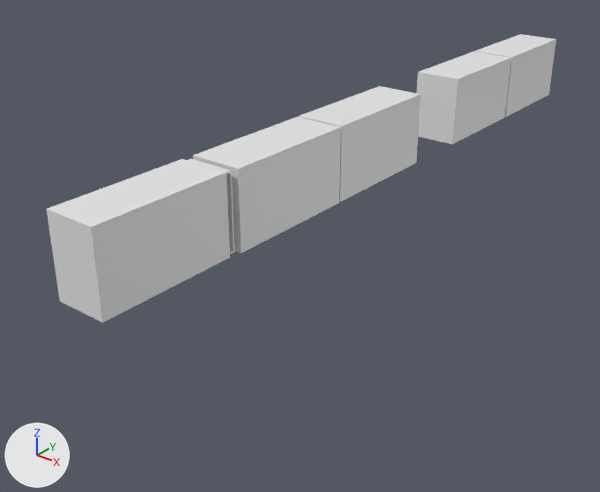
The Blender file fr-artists/scenes/blender/MAIN/environments/opening_SqueakEasy/MES/MatchBoxes/#_LINK_boxes.blend: old version first, new version second.
One viewpoint serves both versions: a camera (50 mm lens) standing at (4.05, -4.65, 3.99) and looking at (-1.74, 2.59, -0.5). Every picture has the same lights, and +X, +Y and +Z are marked at lower left. The picture after the commit comes second. Materials are left out; every surface is plain grey.

The older version as bpy lines, for what is in view:
```python
me_cube = bpy.data.meshes.new('Cube')
me_cube.from_pydata(...)  # 8 vertices, 5 faces; spans x -0.32..0.32, y -0.71..1.01, z -0.48..0.48
me_cube_001 = bpy.data.meshes.new('Cube.001')
me_cube_001.from_pydata(...)  # 8 vertices, 5 faces; spans x -0.25..0.35, y -0.9..0.9, z -0.47..0.47
me_cube_002 = bpy.data.meshes.new('Cube.002')
me_cube_002.from_pydata(...)  # a box spanning x -0.33..0.33, y -0.89..0.89, z -0.48..0.48
me_cube_003 = bpy.data.meshes.new('Cube.003')
me_cube_003.from_pydata(...)  # a box spanning x -0.33..0.33, y -0.89..0.89, z -0.48..0.48
me_cube_004 = bpy.data.meshes.new('Cube.004')
me_cube_004.from_pydata(...)  # a box spanning x -0.33..0.33, y -0.85..0.85, z -0.48..0.48
me_cube_005 = bpy.data.meshes.new('Cube.005')
me_cube_005.from_pydata(...)  # a box spanning x -0.33..0.33, y -0.84..0.84, z -0.48..0.48
ob_glitterbox = bpy.data.objects.new('GlitterBox', me_cube_004)
ob_glitterbox.location = (-1.81, 6.71, 0.48)
ob_matchbox = bpy.data.objects.new('MatchBox', me_cube_003)
ob_matchbox.location = (-1.81, 3.96, 0.48)
ob_matchbox_outer = bpy.data.objects.new('MatchBox-outer', me_cube)
ob_matchbox_outer.location = (-1.82, 0.09, 0.48)
_m = ob_matchbox_outer.modifiers.new('Solidify', 'SOLIDIFY')
_m.thickness = 0.035
ob_matchbox_slider = bpy.data.objects.new('MatchBox-slider', me_cube_001)
ob_matchbox_slider.location = (-1.87, 0.3, 0.48)
_m = ob_matchbox_slider.modifiers.new('Solidify', 'SOLIDIFY')
_m.thickness = 0.025
ob_safetypins = bpy.data.objects.new('SafetyPins', me_cube_002)
ob_safetypins.location = (-1.8, 2.14, 0.48)
ob_thepastsoundoflondon = bpy.data.objects.new('ThePastSoundOfLondon', me_cube_005)
ob_thepastsoundoflondon.location = (-1.81, 8.43, 0.48)
```
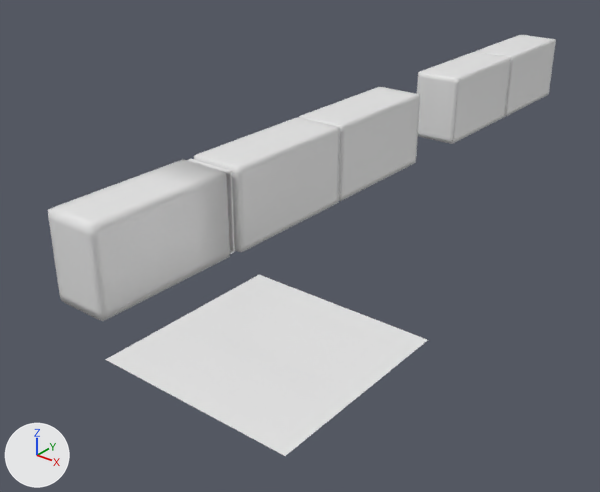
Where the change shows, as pixel boxes [x1, y1, x2, y2] in the pictures (600 x 492 px):
'MES_HS-TS_pipeline', added
    after: [105, 275, 428, 456]
'MatchBox-outer', reshaped
    before: [46, 159, 230, 323]
    after: [48, 159, 230, 321]
'SafetyPins', reshaped, modifiers changed
    before: [193, 117, 341, 253]
    after: [194, 117, 340, 252]
'MatchBox', reshaped, modifiers changed
    before: [298, 86, 421, 202]
    after: [299, 87, 420, 201]
'GlitterBox', reshaped, modifiers changed
    before: [417, 51, 511, 144]
    after: [417, 52, 511, 144]
'ThePastSoundOfLondon', reshaped, modifiers changed
    before: [475, 34, 556, 117]
    after: [475, 35, 556, 117]
part 1 of me_cube, added
    after: [48, 159, 230, 321]
part 3 of me_cube_002, added
    after: [194, 117, 340, 252]
part 5 of me_cube_003, added
    after: [299, 87, 420, 201]
part 7 of me_cube_004, added
    after: [417, 52, 511, 144]
part 9 of me_cube_005, added
    after: [475, 35, 556, 117]

Patch to the scene script:
```diff
--- a/fr-artists/scenes/blender/MAIN/environments/opening_SqueakEasy/MES/MatchBoxes/#_LINK_boxes.blend.py
+++ b/fr-artists/scenes/blender/MAIN/environments/opening_SqueakEasy/MES/MatchBoxes/#_LINK_boxes.blend.py
@@ me_cube @@
-me_cube.from_pydata(...)  # 8 vertices, 5 faces; spans x -0.32..0.32, y -0.71..1.01, z -0.48..0.48
+me_cube.from_pydata(...)  # 24 vertices, 20 faces; spans x -0.32..0.32, y -0.71..1.01, z -0.48..0.48
+# me_cube part 1: 16 vertices added at x -0.32..0.32, y -0.71..1.01, z -0.48..0.48
+# me_cube part 2: the surface is now shaded smooth
@@ me_cube_002 @@
-me_cube_002.from_pydata(...)  # 8 vertices, 6 faces; spans x -0.33..0.33, y -0.89..0.89, z -0.48..0.48
+me_cube_002.from_pydata(...)  # 24 vertices, 22 faces; spans x -0.33..0.33, y -0.89..0.89, z -0.48..0.48
+# me_cube_002 part 3: 16 vertices added at x -0.33..0.33, y -0.89..0.89, z -0.48..0.48
+# me_cube_002 part 4: the surface is now shaded smooth
@@ me_cube_003 @@
-me_cube_003.from_pydata(...)  # 8 vertices, 6 faces; spans x -0.33..0.33, y -0.89..0.89, z -0.48..0.48
+me_cube_003.from_pydata(...)  # 24 vertices, 22 faces; spans x -0.33..0.33, y -0.89..0.89, z -0.48..0.48
+# me_cube_003 part 5: 16 vertices added at x -0.33..0.33, y -0.89..0.89, z -0.48..0.48
+# me_cube_003 part 6: the surface is now shaded smooth
@@ me_cube_004 @@
-me_cube_004.from_pydata(...)  # 8 vertices, 6 faces; spans x -0.33..0.33, y -0.85..0.85, z -0.48..0.48
+me_cube_004.from_pydata(...)  # 24 vertices, 22 faces; spans x -0.33..0.33, y -0.85..0.85, z -0.48..0.48
+# me_cube_004 part 7: 16 vertices added at x -0.33..0.33, y -0.85..0.85, z -0.48..0.48
+# me_cube_004 part 8: the surface is now shaded smooth
@@ me_cube_005 @@
-me_cube_005.from_pydata(...)  # 8 vertices, 6 faces; spans x -0.33..0.33, y -0.84..0.84, z -0.48..0.48
+me_cube_005.from_pydata(...)  # 24 vertices, 22 faces; spans x -0.33..0.33, y -0.84..0.84, z -0.48..0.48
+# me_cube_005 part 9: 16 vertices added at x -0.33..0.33, y -0.84..0.84, z -0.48..0.48
+# me_cube_005 part 10: the surface is now shaded smooth
@@ ob_safetypins @@
 ob_safetypins.location = (-1.8, 2.14, 0.48)
+_m = ob_safetypins.modifiers.new('Bevel', 'BEVEL')
+_m.width = 0.07
+_m.width_pct = 0.07
+_m.segments = 2
+_m.profile = 0.897
@@ ob_matchbox @@
 ob_matchbox.location = (-1.81, 3.96, 0.48)
+_m = ob_matchbox.modifiers.new('Bevel', 'BEVEL')
+_m.width = 0.07
+_m.width_pct = 0.07
+_m.segments = 2
+_m.profile = 0.897
@@ ob_glitterbox @@
 ob_glitterbox.location = (-1.81, 6.71, 0.48)
+_m = ob_glitterbox.modifiers.new('Bevel', 'BEVEL')
+_m.width = 0.07
+_m.width_pct = 0.07
+_m.segments = 2
+_m.profile = 0.897
@@ ob_thepastsoundoflondon @@
 ob_thepastsoundoflondon.location = (-1.81, 8.43, 0.48)
+_m = ob_thepastsoundoflondon.modifiers.new('Bevel', 'BEVEL')
+_m.width = 0.07
+_m.width_pct = 0.07
+_m.segments = 2
+_m.profile = 0.897
@@ ob_mes_hs_ts_pipeline @@
+ob_mes_hs_ts_pipeline = bpy.data.objects.new('MES_HS-TS_pipeline', me_mes_hs_ts_pipeline)  # 44 vertices, 25 faces; spans x -1.0..1.0, y -1.0..1.0, z 0.0
+ob_mes_hs_ts_pipeline.location = (0.0, 0.0, 0.0)
```
